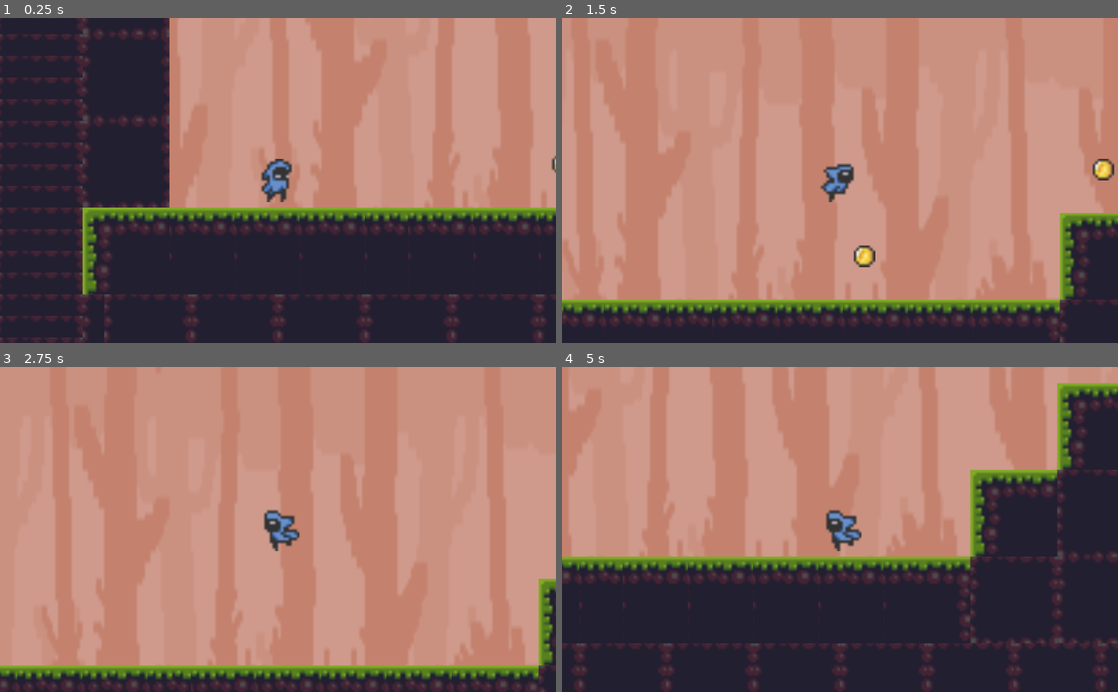
Above: before the commit, frames 1-4 (two rows, left to right).
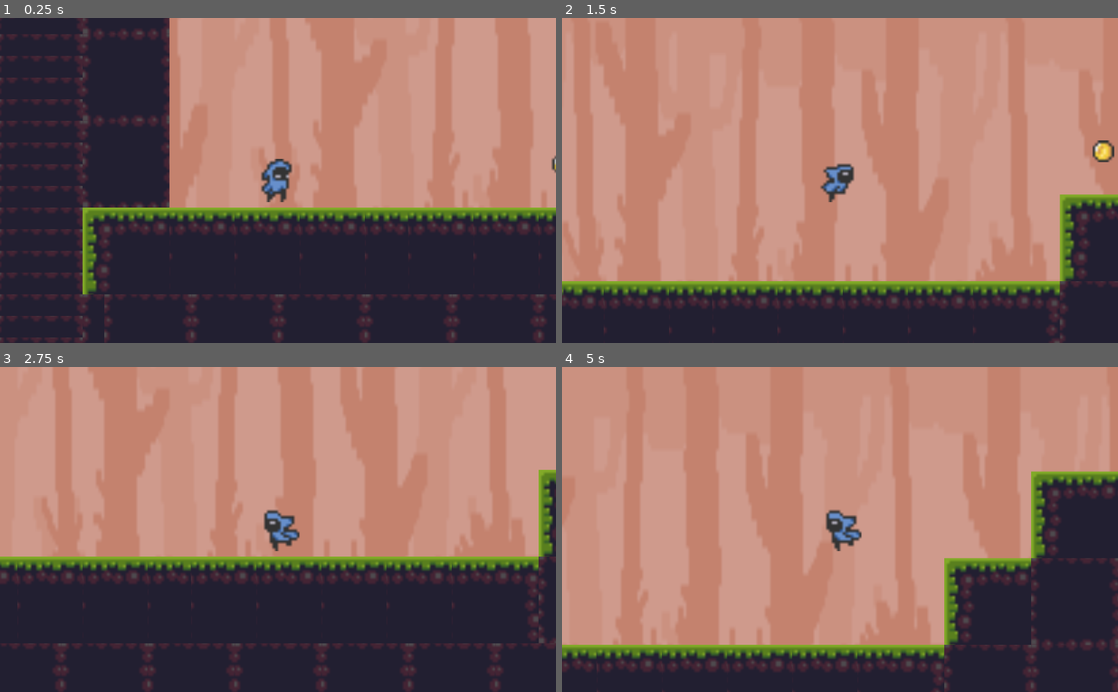
Above: after the commit, the same moments.

Repository: Yohanna99/Platformer
Game: Godot game, scene res://world.tscn
Two runs of this game, one before a commit and one after it. Both use one fixed random seed, a clock stepped at 60 frames per second and the inputs below.
Inputs:
- Up to frame 1 (0.25 s): no input
- Up to frame 2 (1.5 s): hold Right (ui_right) from 0.53 s (still down); tap Up (ui_up) at 0.6, 0.77, 1.07, 1.35 s
- Up to frame 3 (2.75 s): tap Up (ui_up) at 1.52, 1.82, 2.1 s; release Right (ui_right) at 2.03 s; hold Left (ui_left) from 2.03 s (still down)
- Up to frame 4 (5 s): release Left (ui_left) at 2.78 s; hold Right (ui_right) 2.78-4.28 s; tap Up (ui_up) at 2.85, 3.02, 3.32, 3.6, 3.77, 4.07, 4.35, 4.52, 4.82 s; hold Left (ui_left) from 4.28 s (still down)

The runs differ from the first frame. In frame 2, 14% of the frame differs, in the area x 0-100%, y 14-100%; in frame 3, 44%; in frame 4, 47%, in the area x 0-100%, y 0-100%.

Commit message:
Various improvements to the player script
Inspired by the example [here](https://github.com/godotengine/godot-demo-projects/blob/master/2d/kinematic_character/player/player.gd).
1. Use `:=` for type inference.
2. Simplify physics code.
3. Remove `GRAVITY` constant and instead use the `export`-ed version.

Diff:
--- a/platformer/KinematicBody2D.gd
+++ b/platformer/KinematicBody2D.gd
@@ -1,36 +1,35 @@
 extends KinematicBody2D
 
-export (int) var run_speed = 100
-export (int) var jump_speed = -125
-export (int) var gravity = 1200
-const GRAVITY = 200.0
-var motion = Vector2()
-var velocity = Vector2()
-var jumping = false
-var score = 0
+# Editor variables
+export var run_speed := 100
+export var jump_speed := 300
+export var gravity := 1000
+
+var motion := Vector2()
+var velocity := Vector2()
+var score := 0
 
 func _physics_process(delta):
 
-	velocity.y += delta * GRAVITY
-
+	# Left-right movement
 	if Input.is_action_pressed("ui_right"):
 		velocity.x = run_speed
 		$AnimatedSprite.play("run_right")
 	elif Input.is_action_pressed("ui_left"):
 		velocity.x = -run_speed
 		$AnimatedSprite.play("run_left")
-
 	else:
 		velocity.x = 0
 		$AnimatedSprite.play("idle")
 
- var jump = Input.is_action_just_pressed('ui_up')
+	var jump_pressed = Input.is_action_just_pressed('ui_up')
 
-	if jump and is_on_floor():
-		jumping = true
-		velocity.y = jump_speed
+	velocity.y += gravity * delta
+	velocity = move_and_slide_with_snap(velocity, Vector2.DOWN, Vector2.UP)
 
-	move_and_slide(velocity, Vector2(0, -1))
+	# Vertical movement
+	if jump_pressed and is_on_floor():
+		velocity.y = -jump_speed
 
 # called when we run into a coin
 func collect_coin (value):
